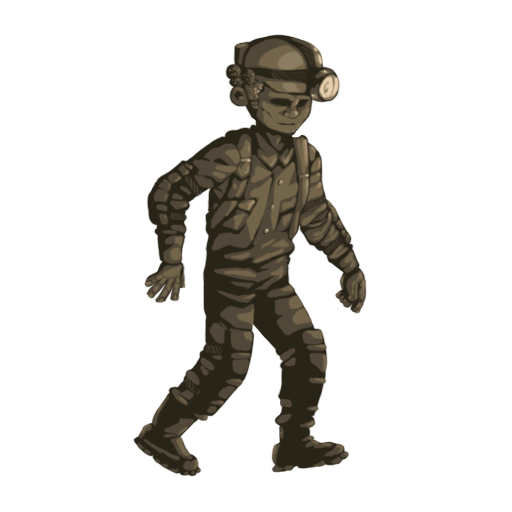
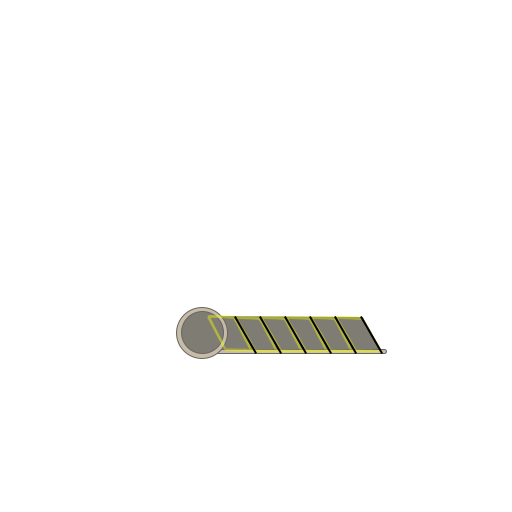
Layer changes from the first (512, 512) image to the second:
added layer "Line 1" (1st of 6) above "Line 1" over [234, 316, 257, 354]
added layer "Line 1" (2nd of 6) above "Line 1" over [259, 316, 282, 354]
added layer "Line 1" (3rd of 6) above "Line 1" over [284, 316, 307, 354]
added layer "Line 1" (4th of 6) above "Line 1" over [309, 316, 332, 354]
added layer "Line 1" (5th of 6) above "Line 1" over [334, 316, 357, 354]
added layer "Line 1" (6th of 6) above "Layer 5" over [360, 316, 383, 354]
added layer "Layer 5" (45%) above "Layer 4" over [206, 314, 382, 353]
added layer "Layer 4" (60%) above "Body Rigging" over [176, 307, 387, 359]
hid group "Body Rigging" (10 layers) over [133, 57, 274, 477]
hid group "Final Character Sprite" (9 layers) over [133, 34, 367, 477]
